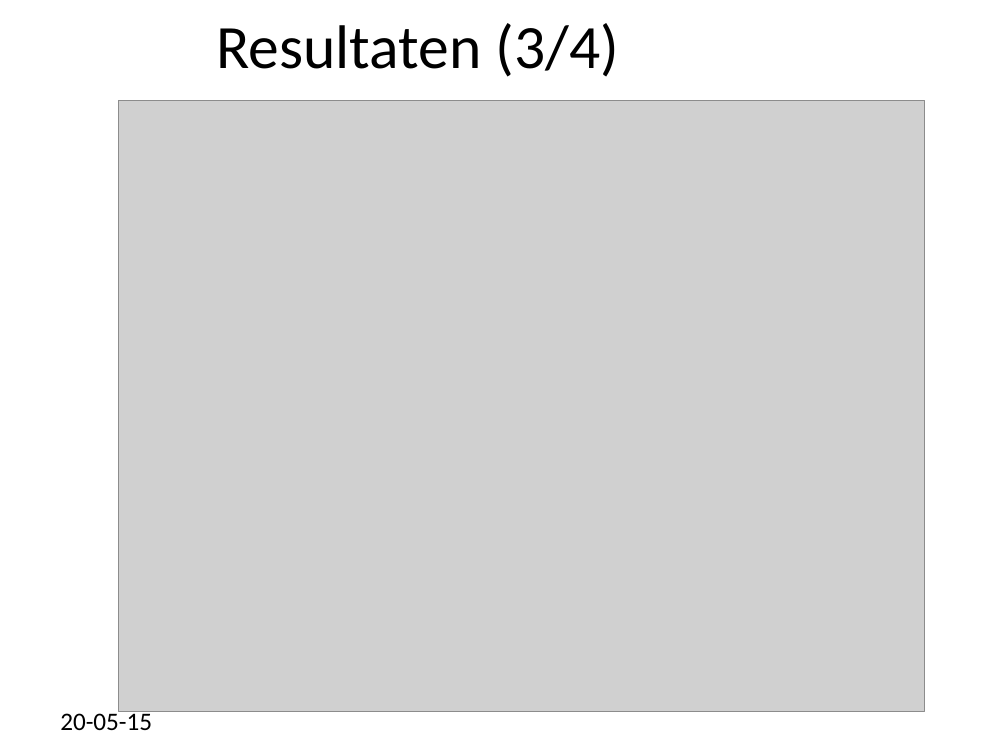
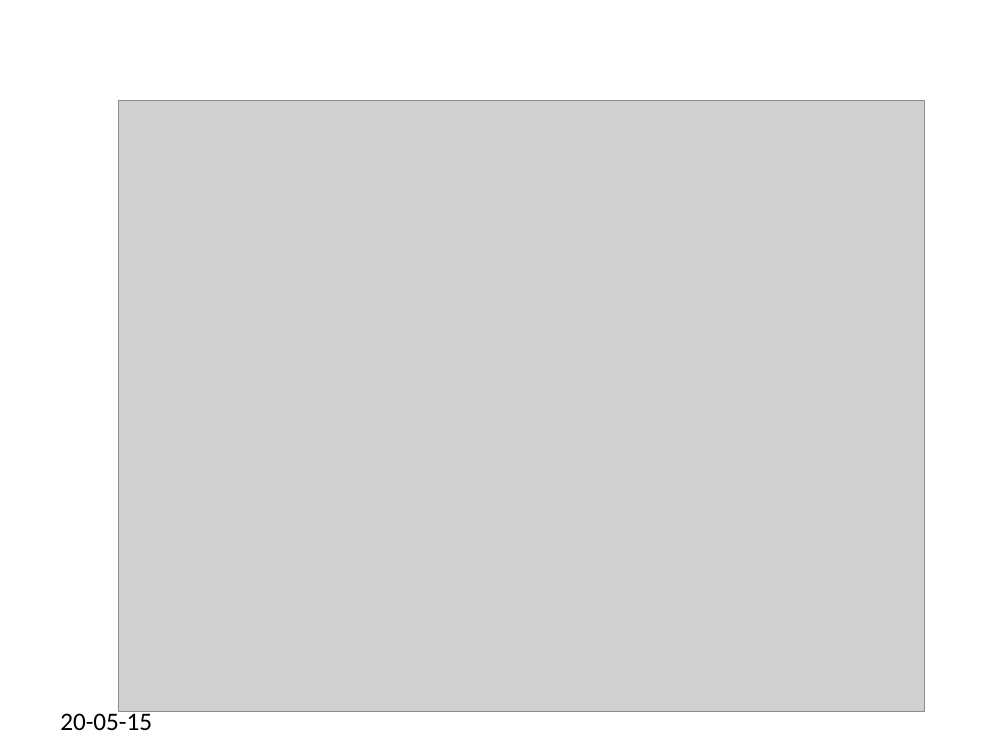
Before and after one commit to marten2/Heuristieken, a slide deck: slide 10 of niks.ppt (slide 11 before the commit). Drawn at 1008x756 pixels with LibreOffice and Linux fonts; fonts in the diff are those of the drawing; grey boxes stand for pictures; background and template pictures are left out. Boxes give left, top, right and bottom in pixels: in the first picture for what was removed or moved away, otherwise in the second. Text is boxed around its words. In the diff, an @@ line names an element or a change of style, - is before the commit and + after.

```diff
--- a/niks.ppt
+++ b/niks.ppt
@@ title removed at (216,23,619,77) @@
-Resultaten (3/4)
```
Also in this commit, not shown: 9 other slides changed, 2 slides removed, 4 other files.
